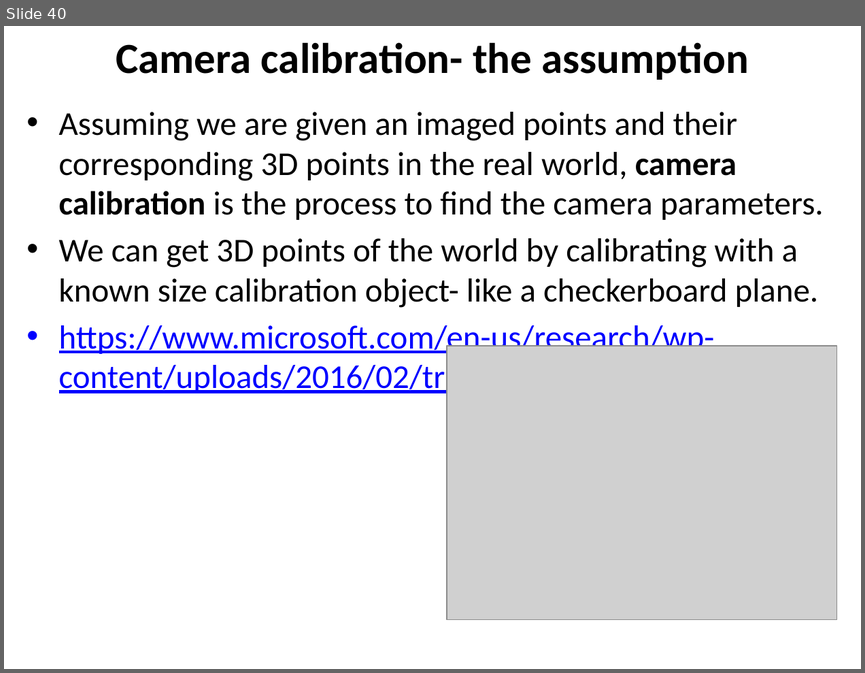
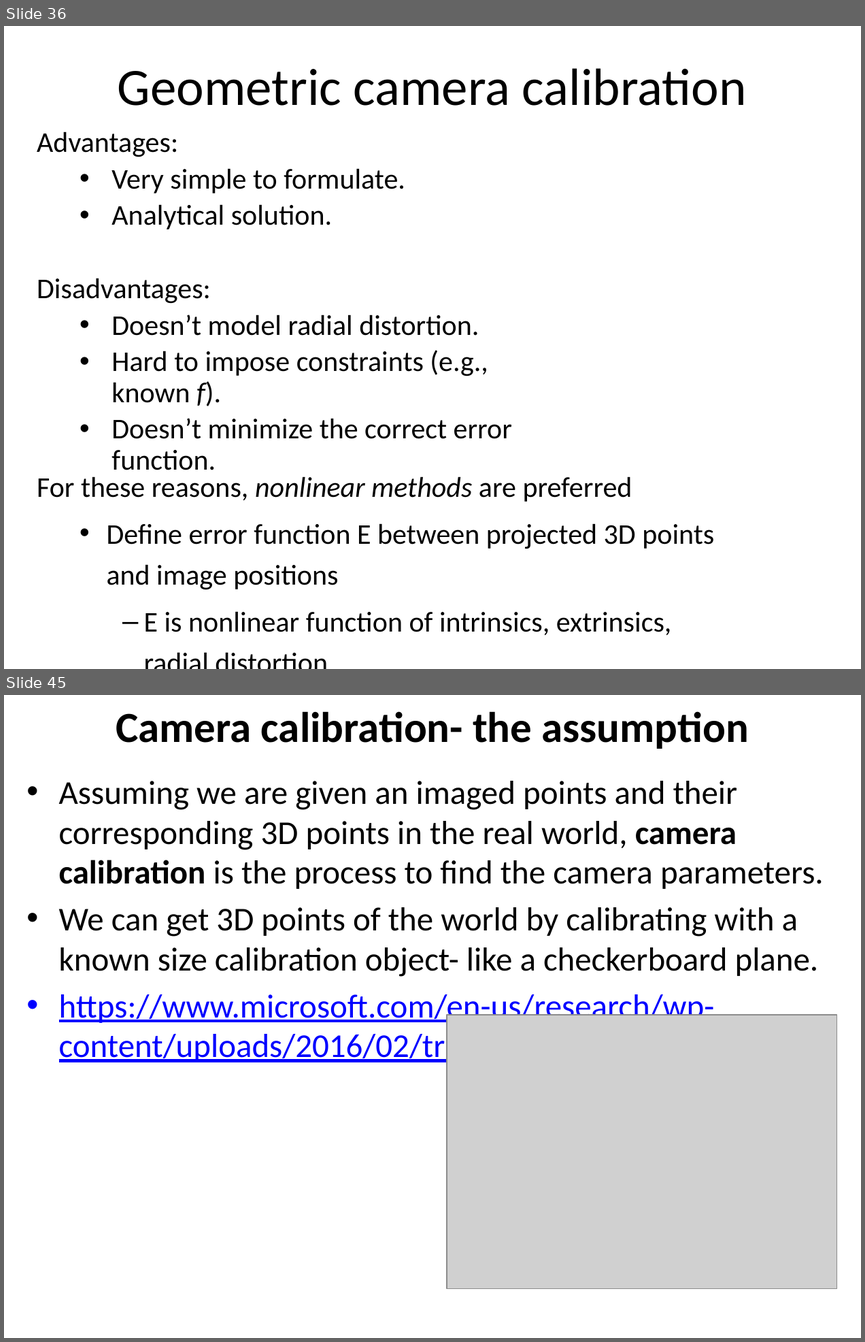
Before and after one commit to YoniChechik/AI_is_Math, a slide deck: c_07_camera_calibration/camera calibration.pptx. Shown one above the other, each under a label of ours: slide 40 before the commit, slides 36 and 45 after it; the slides between them are not shown. The pictures are 865x673 and 865x1342 pixels, drawn with LibreOffice and Linux fonts; fonts in the diff are those of the drawing; grey boxes stand for pictures. Boxes give left, top, right and bottom in pixels: in the first picture for what was removed or moved away, otherwise in the second. Text is boxed around its words. In the diff, an @@ line names an element or a change of style, - is before the commit and + after.

Commit message:
calib script

```diff
--- a/c_07_camera_calibration/camera calibration.pptx
+++ b/c_07_camera_calibration/camera calibration.pptx
@@ slide 36 added at <box>4,26,861,669</box>, background #FFFFFF @@
@@ text added at <box>118,68,747,106</box>, 44 pt, text #000000 @@
+Geometric camera calibration
@@ text added at <box>37,131,512,470</box>, 24 pt, text #000000 @@
+Advantages:
+  • Very simple to formulate.
+  • Analytical solution.
+Disadvantages:
+  • Doesn’t model radial distortion.
+  • Hard to impose constraints (e.g., known f).
+  • Doesn’t minimize the correct error function.
@@ text added at <box>37,476,714,635</box>, 24 pt, text #000000 @@
+For these reasons, nonlinear methods are preferred
+  • Define error function E between projected 3D points and image positions
+    – E is nonlinear function of intrinsics, extrinsics, radial distortion
+  • Minimize E using nonlinear optimization techniques
@@ what was slide 40 is now slide 45 @@
```
Also in this commit, not shown: 3 slides changed, 5 other slides added, 1 slide removed, 18 other files.
